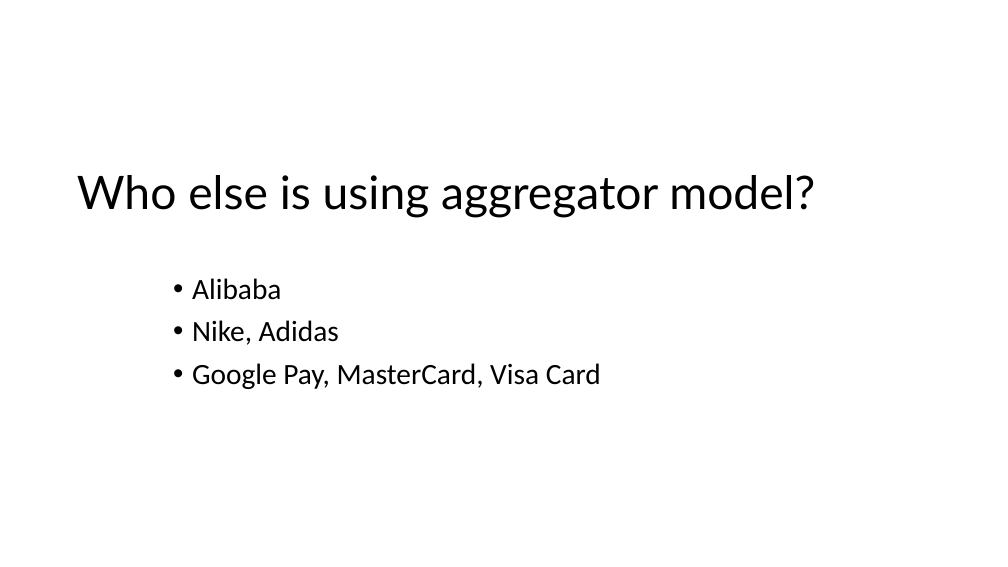
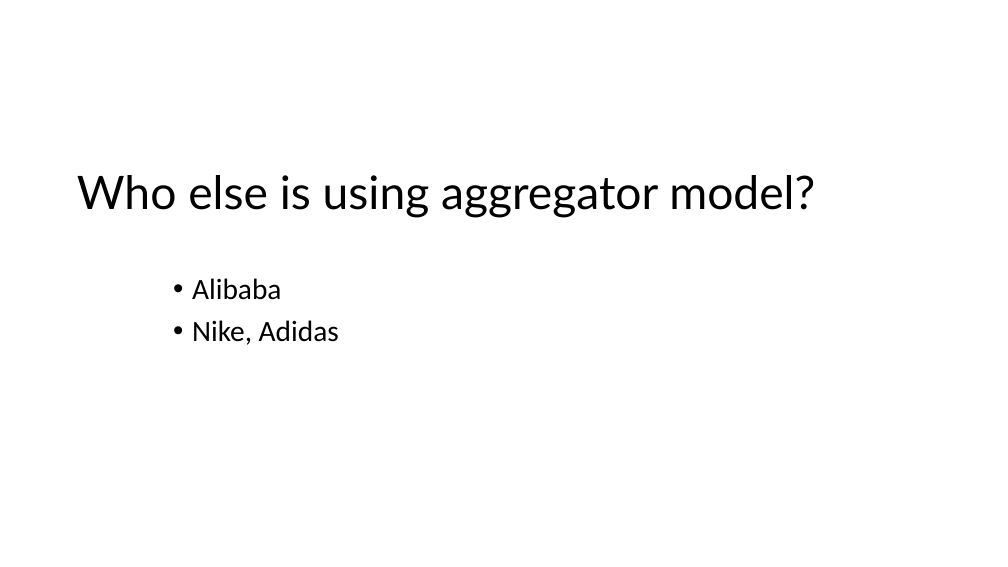
Before and after one commit to BKazimy/Uber-MVP, a slide deck: slide 4 of Uber.pptx. Drawn at 1008x567 pixels with LibreOffice and Linux fonts; fonts in the diff are those of the drawing. Boxes give left, top, right and bottom in pixels: in the first picture for what was removed or moved away, otherwise in the second. Text is boxed around its words. In the diff, an @@ line names an element or a change of style, - is before the commit and + after.

```diff
--- a/Uber.pptx
+++ b/Uber.pptx
@@ text at box(192, 363, 601, 389): paragraph removed @@
-• Google Pay, MasterCard, Visa Card
```
Also in this commit, not shown: 2 other slides changed, 8 other files.
